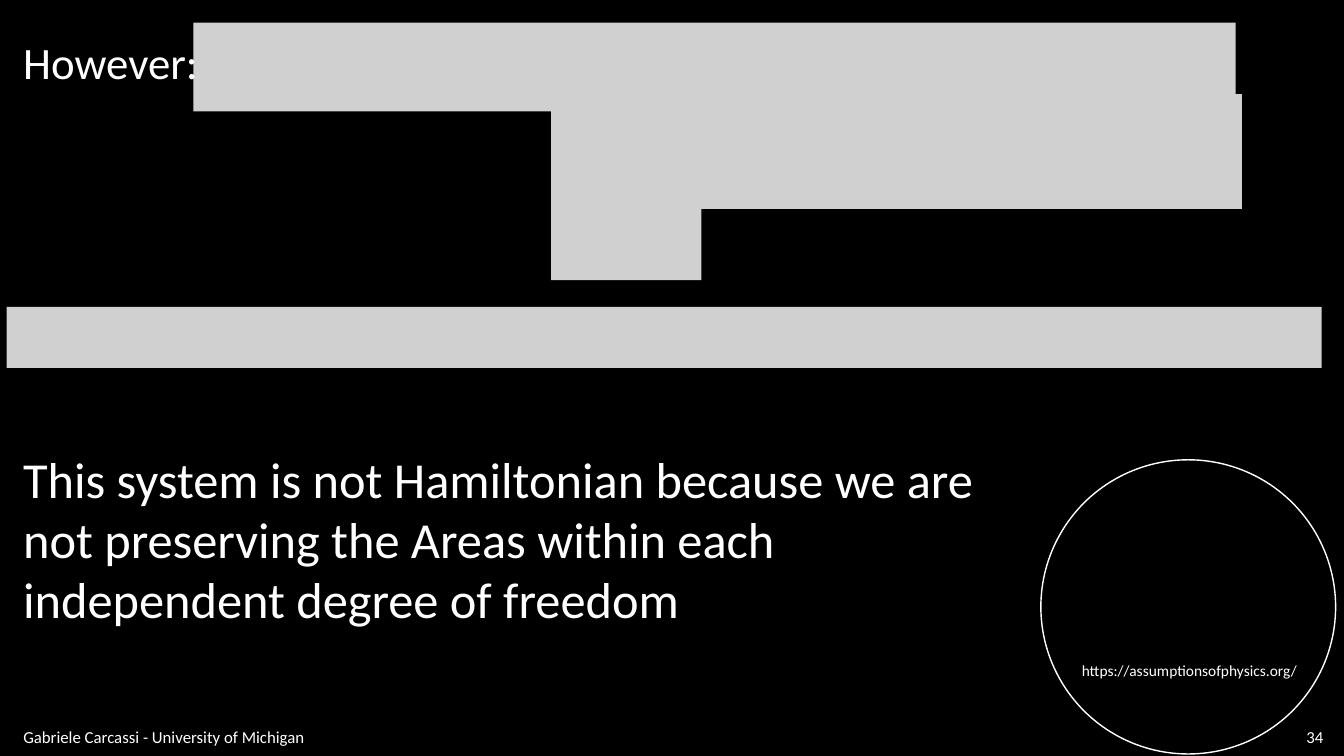
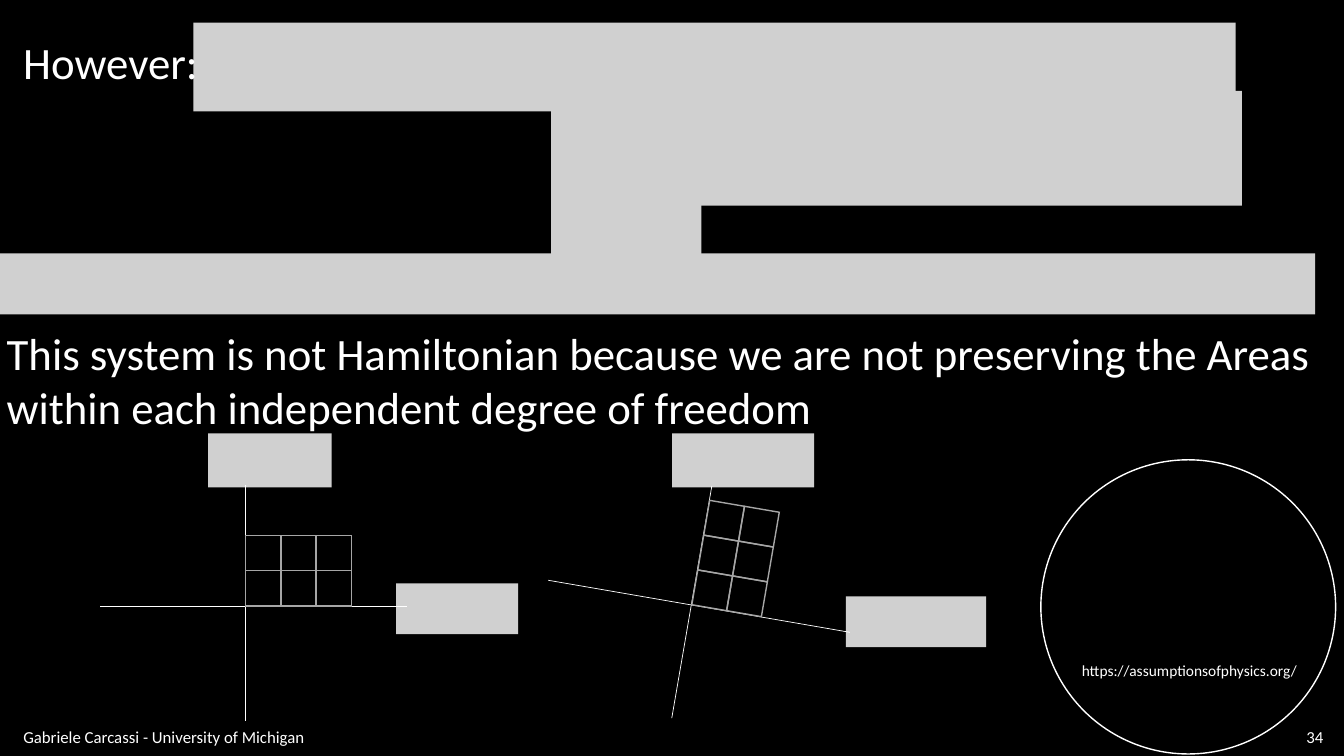
Before and after one commit to assumptionsofphysics/slides, a slide deck: slide 34 of BookCompanions-v2/RP-Class-4.pptx. Drawn at 1344x756 pixels with LibreOffice and Linux fonts; fonts in the diff are those of the drawing; grey boxes stand for pictures; background and template pictures are left out. Boxes give left, top, right and bottom in pixels: in the first picture for what was removed or moved away, otherwise in the second. Text is boxed around its words. In the diff, an @@ line names an element or a change of style, - is before the commit and + after.

```diff
--- a/BookCompanions-v2/RP-Class-4.pptx
+++ b/BookCompanions-v2/RP-Class-4.pptx
@@ picture moved from (x1=552, y1=209, x2=702, y2=280) to (x1=552, y1=192, x2=702, y2=263) @@
@@ picture added at (x1=0, y1=253, x2=1316, y2=315) @@
@@ picture removed at (x1=7, y1=307, x2=1323, y2=368) @@
@@ text at (x1=7, y1=339, x2=1309, y2=435): text changed; size 36 to 32 pt @@
-This system is not Hamiltonian because we are
-not preserving the Areas within each
-independent degree of freedom
+This system is not Hamiltonian because we are not preserving the Areas
+within each independent degree of freedom
@@ picture added at (x1=208, y1=434, x2=332, y2=488) @@
@@ picture added at (x1=673, y1=434, x2=815, y2=488) @@
@@ group added at (x1=548, y1=486, x2=850, y2=718): 6 rectangles, 2 lines @@
@@ group added at (x1=101, y1=485, x2=406, y2=721): 6 rectangles, 2 lines @@
@@ picture added at (x1=396, y1=584, x2=518, y2=634) @@
@@ picture added at (x1=846, y1=597, x2=986, y2=647) @@
```
Also in this commit, not shown: 17 other slides changed, 24 slides added.
